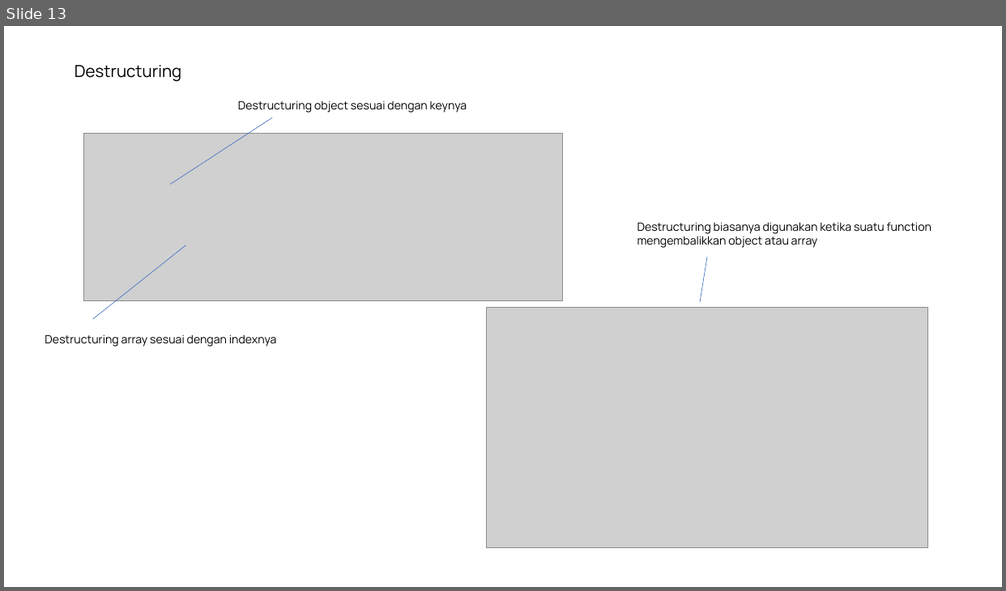
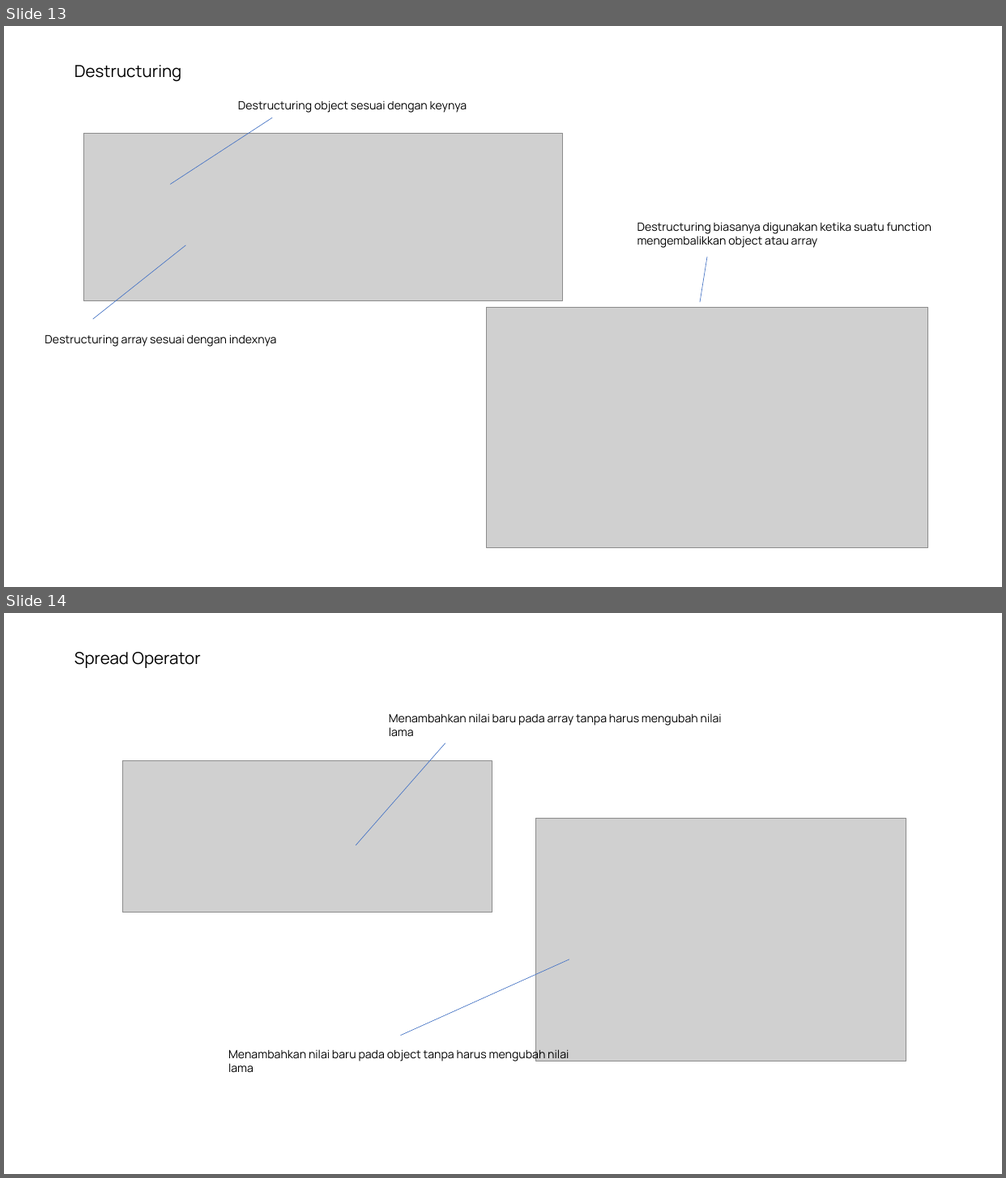
Before and after one commit to saddam-satria/learning-material, a slide deck: march/week-1/meeting-2/PPT.pptx. Shown one above the other, each under a label of ours: slide 13 before the commit, slides 13 and 14 after it. The pictures are 1006x591 and 1006x1178 pixels, drawn with LibreOffice and Linux fonts; fonts in the diff are those of the drawing; grey boxes stand for pictures. Boxes give left, top, right and bottom in pixels: in the first picture for what was removed or moved away, otherwise in the second. Text is boxed around its words. In the diff, an @@ line names an element or a change of style, - is before the commit and + after.

```diff
--- a/march/week-1/meeting-2/PPT.pptx
+++ b/march/week-1/meeting-2/PPT.pptx
@@ slide 14 added at <box>4,613,1002,1174</box>, background #FFFFFF @@
@@ text added at <box>74,652,200,668</box>, 16 pt, text #000000 @@
+Spread Operator
@@ text added at <box>389,713,722,737</box>, 11 pt, text #000000 @@
+Menambahkan nilai baru pada array tanpa harus mengubah nilai lama
@@ line added from (356, 845) to (445, 743), #4472C4 0.5 pt @@
@@ picture added at <box>122,760,492,913</box> @@
@@ picture added at <box>536,818,906,1062</box> @@
@@ line added from (401, 1036) to (569, 960), #4472C4 0.5 pt @@
@@ text added at <box>228,1048,569,1073</box>, 11 pt, text #000000 @@
+Menambahkan nilai baru pada object tanpa harus mengubah nilai lama
```
Also in this commit, not shown: 2 slides changed, 2 other files.
